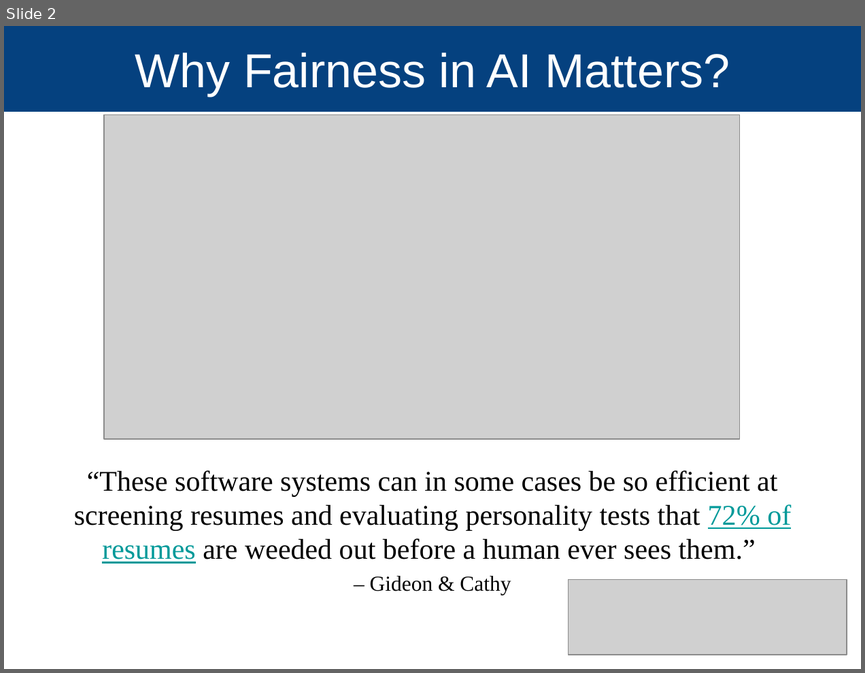
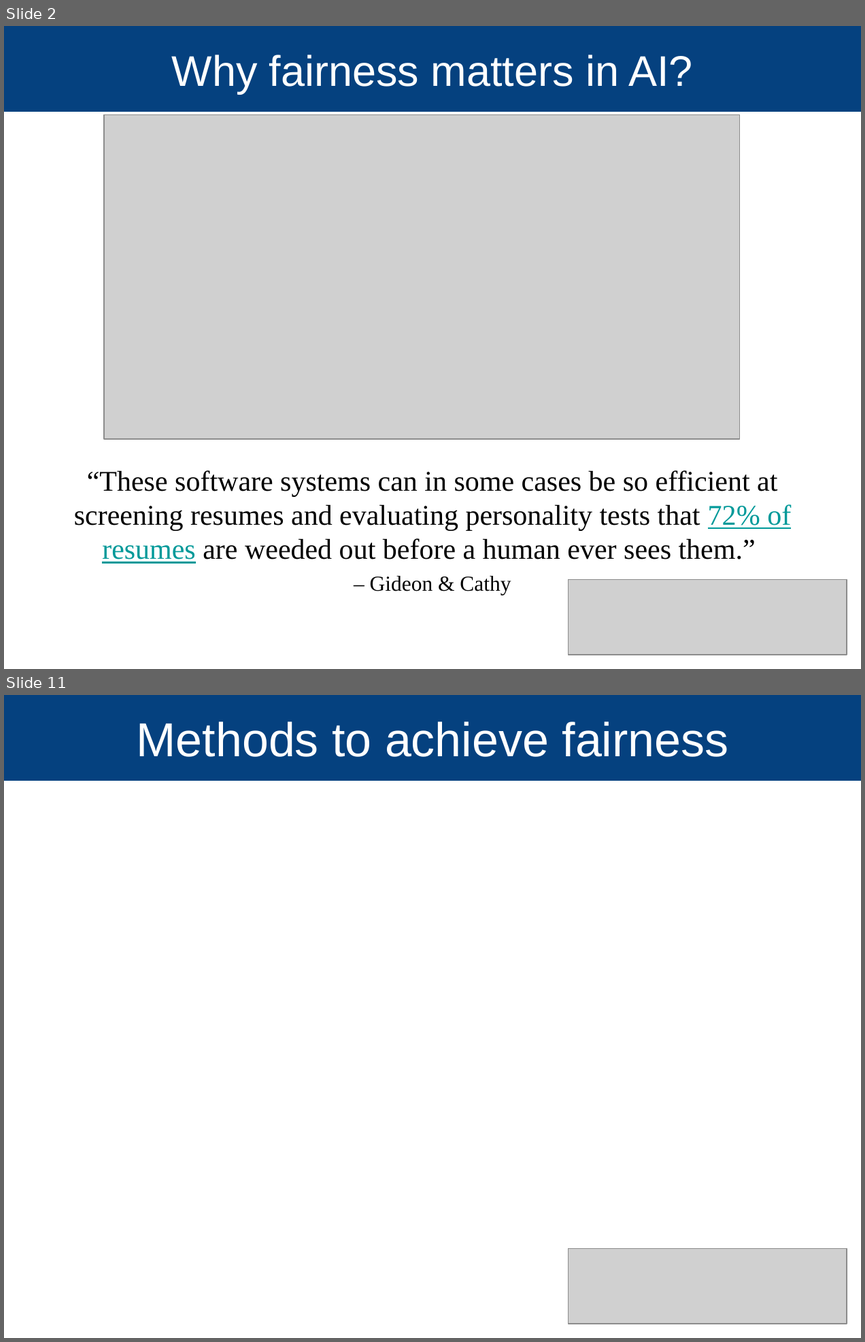
Before and after one commit to Makan-Ar/AI-Fairness-Data-Science, a slide deck: presentation/Makan Arastuie 2018-05-4 Fairness.pptx. Shown one above the other, each under a label of ours: slide 2 before the commit, slides 2 and 11 after it; the slides between them are not shown. The pictures are 865x673 and 865x1342 pixels, drawn with LibreOffice and Linux fonts; fonts in the diff are those of the drawing; grey boxes stand for pictures; background and template pictures are left out. Boxes give left, top, right and bottom in pixels: in the first picture for what was removed or moved away, otherwise in the second. Text is boxed around its words. In the diff, an @@ line names an element or a change of style, - is before the commit and + after.

```diff
--- a/presentation/Makan Arastuie 2018-05-4 Fairness.pptx
+++ b/presentation/Makan Arastuie 2018-05-4 Fairness.pptx
@@ slide 11 added at (4,695,861,1338), background #FFFFFF; not listed: 1 template element that a slide beside it also shows @@
@@ title added at (137,722,729,757), 40 pt, text #FFFFFF @@
+Methods to achieve fairness
@@ picture added at (568,1248,847,1323) @@
@@ slide 2 changed as well @@
@@ title at (172,55,692,93): text changed; size 40 to 36 pt @@
-Why Fairness in AI Matters?
+Why fairness matters in AI?
```
Also in this commit, not shown: 1 other slide changed, 25 other slides added.
